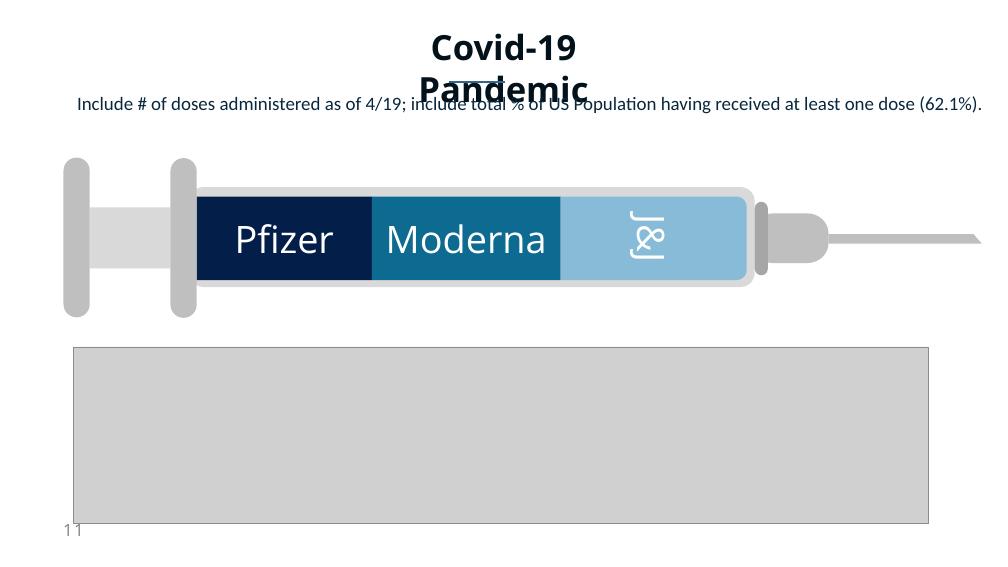
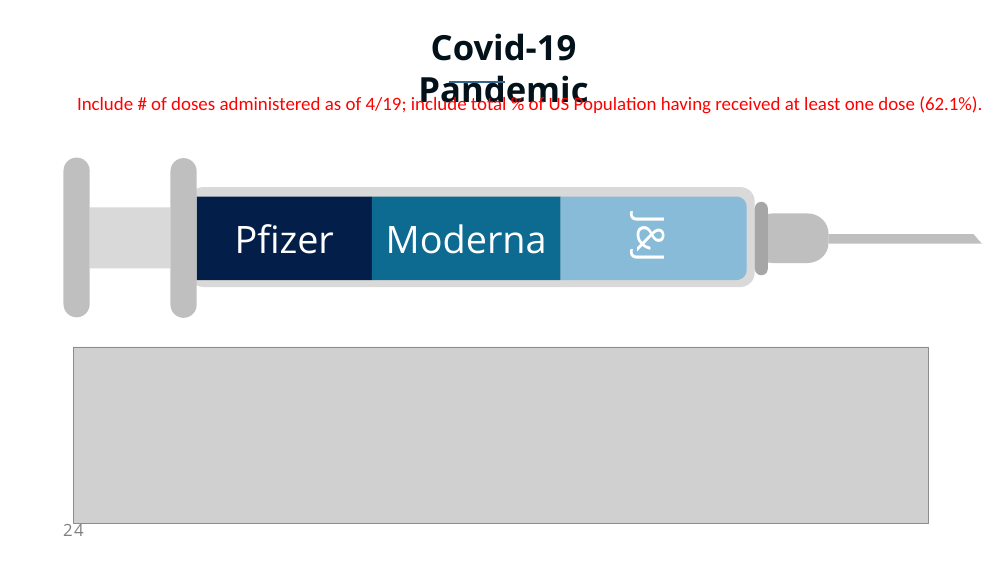
Before and after one commit to NicoleLund/covid_vaccine_availability, a slide deck: slide 24 of presentation/Project_one.pptx (slide 11 before the commit). Drawn at 1008x567 pixels with LibreOffice and Linux fonts; fonts in the diff are those of the drawing; grey boxes stand for pictures. Boxes give left, top, right and bottom in pixels: in the first picture for what was removed or moved away, otherwise in the second. Text is boxed around its words. In the diff, an @@ line names an element or a change of style, - is before the commit and + after.

```diff
--- a/presentation/Project_one.pptx
+++ b/presentation/Project_one.pptx
@@ text "Include # of doses administered ..." at box(77, 94, 982, 114): text colour #08273C to #FF0000 @@
@@ page number at box(63, 521, 84, 536): text changed @@
-11
+24
```
Also in this commit, not shown: 5 other slides changed, 14 slides added, 1 slide removed, 1 other file.
